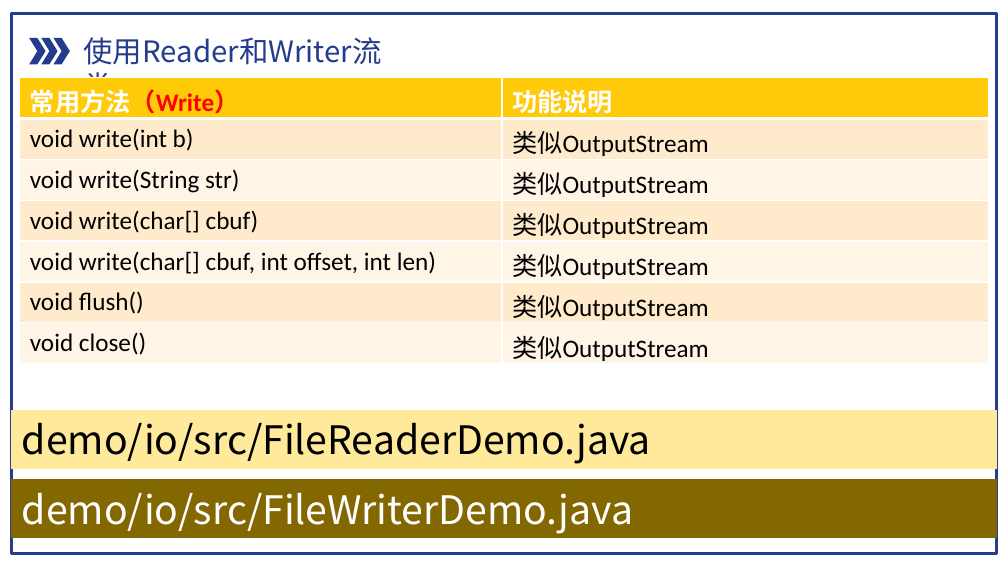
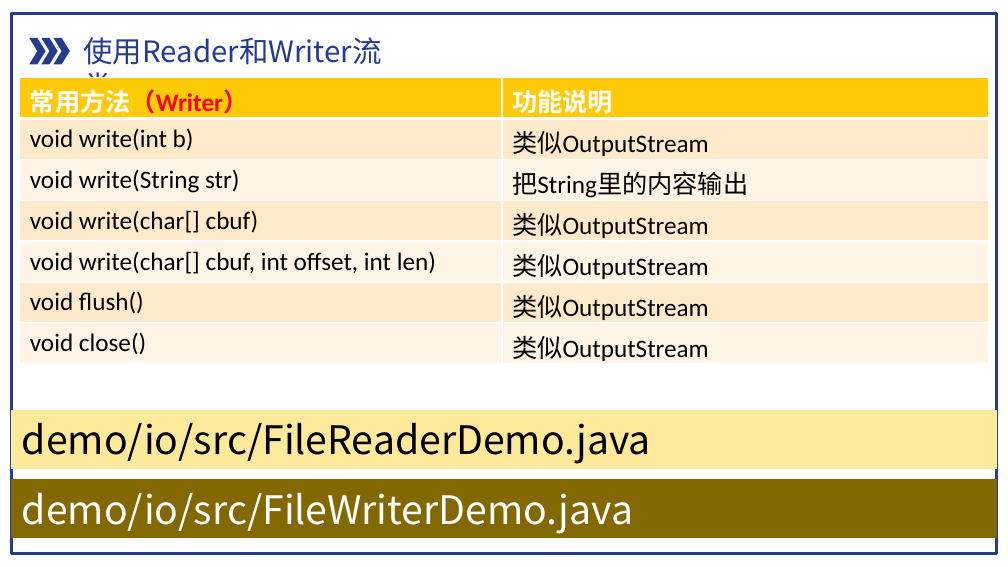
Before and after one commit to pdcxs/java-class-material, a slide deck: slide 35 of slides/10-Java输入输出操作.pptx. Drawn at 1008x567 pixels with LibreOffice and Linux fonts; fonts in the diff are those of the drawing. Boxes give left, top, right and bottom in pixels: in the first picture for what was removed or moved away, otherwise in the second. Text is boxed around its words. In the diff, an @@ line names an element or a change of style, - is before the commit and + after.

```diff
--- a/slides/10-Java输入输出操作.pptx
+++ b/slides/10-Java输入输出操作.pptx
@@ table at [20, 78, 988, 365] @@
-row 1, column 1: 常用方法（Write）
+row 1, column 1: 常用方法（Writer）
-row 3, column 2: 类似OutputStream
+row 3, column 2: 把String里的内容输出
```
Also in this commit, not shown: 1 other slide changed, 38 other files.
